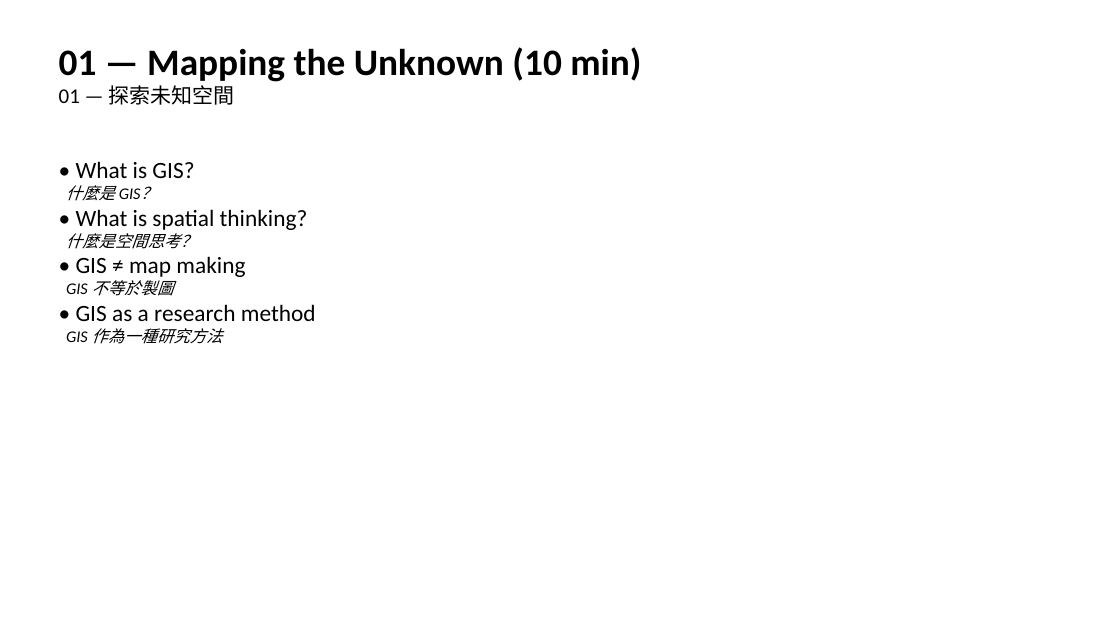
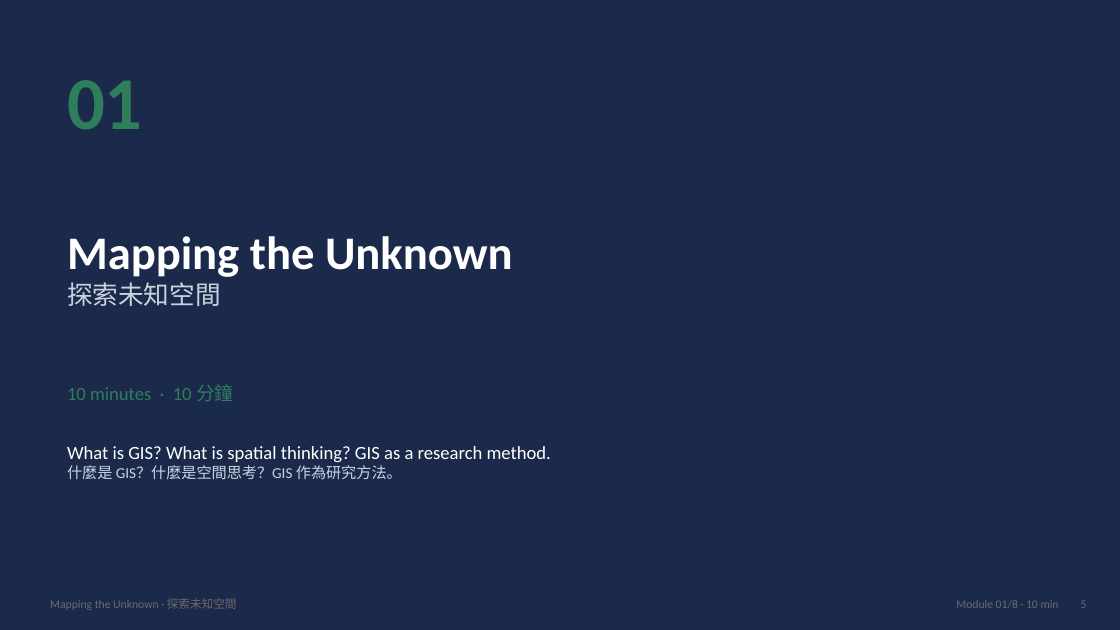
Before and after one commit to andrewwangarchnycu/gis-open-data-workshop-2026, a slide deck: slide 5 of Mapping_the_Unknown_Workshop.pptx. Drawn at 1120x630 pixels with LibreOffice and Linux fonts; fonts in the diff are those of the drawing. Boxes give left, top, right and bottom in pixels: in the first picture for what was removed or moved away, otherwise in the second. Text is boxed around its words. In the diff, an @@ line names an element or a change of style, - is before the commit and + after.

```diff
--- a/Mapping_the_Unknown_Workshop.pptx
+++ b/Mapping_the_Unknown_Workshop.pptx
@@ background #FFFFFF to #1B2A4A @@
@@ text added at [67,80,143,130], 64 pt, text #2E7D5B, bold @@
+01
@@ text at [67,236,512,306]: text changed; size 32 to 40 pt; text colour #000000 to #FFFFFF @@
-01 — Mapping the Unknown (10 min)
-01 — 探索未知空間
+Mapping the Unknown
+探索未知空間
@@ text added at [67,384,233,401], 16 pt, text #2E7D5B @@
+10 minutes · 10 分鐘
@@ text at [67,446,551,479]: text changed; size 20 to 16 pt; text colour #000000 to #FFFFFF @@
-• What is GIS?
-什麼是 GIS？
-• What is spatial thinking?
-什麼是空間思考？
-• GIS ≠ map making
-GIS 不等於製圖
-• GIS as a research method
-GIS 作為一種研究方法
+What is GIS? What is spatial thinking? GIS as a research method.
+什麼是 GIS？什麼是空間思考？GIS 作為研究方法。
@@ text added at [50,598,237,610], 10 pt, text #6B6B6B @@
+Mapping the Unknown · 探索未知空間
@@ text added at [956,600,1059,608], 10 pt, text #6B6B6B @@
+Module 01/8 · 10 min
@@ text added at [1081,601,1087,608], 10 pt, text #6B6B6B @@
+5
```
Also in this commit, not shown: 6 other slides changed, 27 slides added, 14 slides removed, 14 other files.
